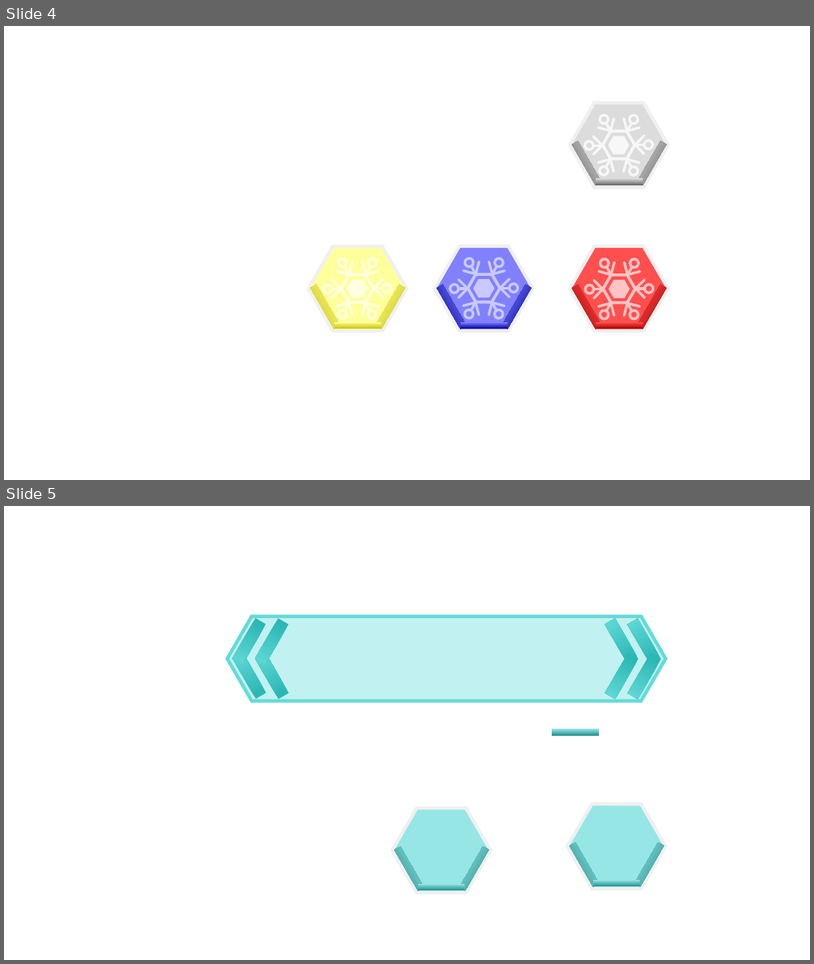
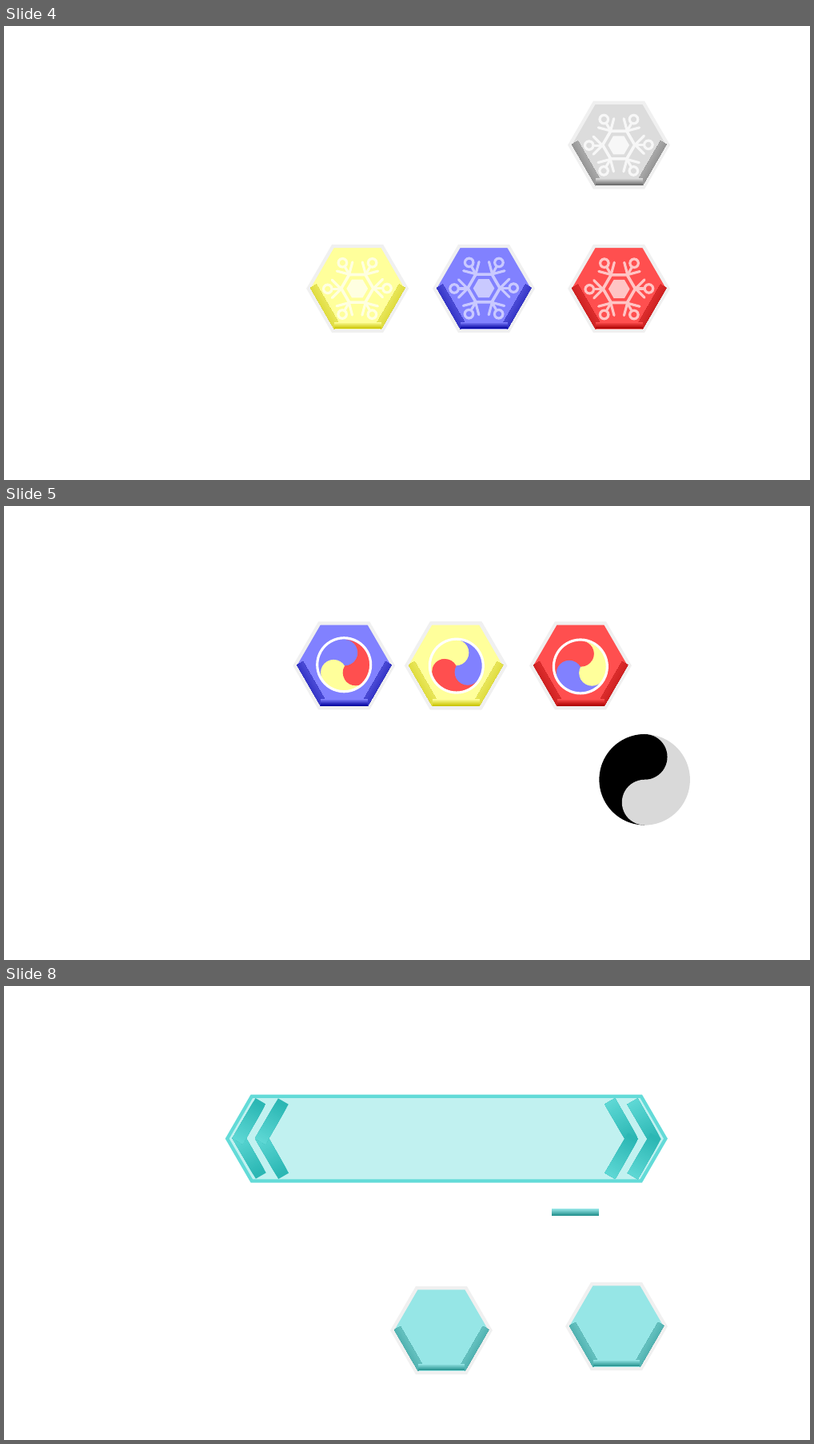
Before and after one commit to SNUGDC/Hextris, a slide deck: Hextris 아트 리소스.pptx. Shown one above the other, each under a label of ours: slides 4 and 5 before the commit, slides 4, 5 and 8 after it; the slides between them are not shown. The pictures are 814x964 and 814x1444 pixels, drawn with LibreOffice and Linux fonts; fonts in the diff are those of the drawing. Boxes give left, top, right and bottom in pixels: in the first picture for what was removed or moved away, otherwise in the second. Text is boxed around its words. In the diff, an @@ line names an element or a change of style, - is before the commit and + after.

```diff
--- a/Hextris 아트 리소스.pptx
+++ b/Hextris 아트 리소스.pptx
@@ slide 5 added at <box>4,506,810,960</box>, background #FFFFFF @@
@@ group added at <box>295,624,394,708</box>: 4 chord (boxed as its full ellipse)s, 4 ellipses, 3 rectangles, 1 hexagon @@
@@ group added at <box>407,624,506,708</box>: 6 rectangles, 4 chord (boxed as its full ellipse)s, 4 ellipses, 2 hexagons @@
@@ group added at <box>531,624,630,708</box>: 4 chord (boxed as its full ellipse)s, 4 ellipses, 3 rectangles, 1 hexagon @@
@@ group added at <box>600,734,690,825</box>: 2 chord (boxed as its full ellipse)s, 2 ellipses @@
@@ what was slide 5 is now slide 8 @@
```
Also in this commit, not shown: 2 other slides added, 12 other files.
